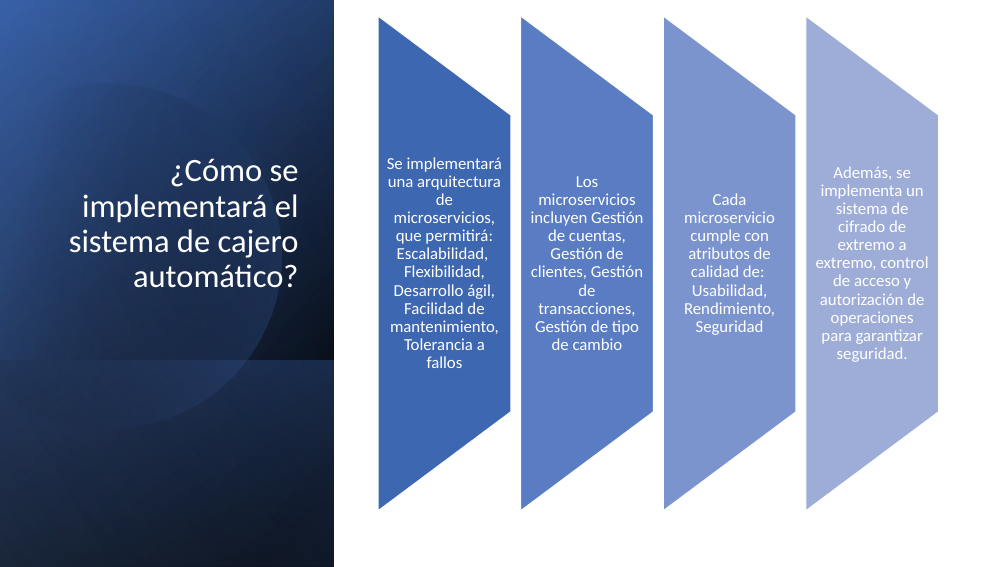
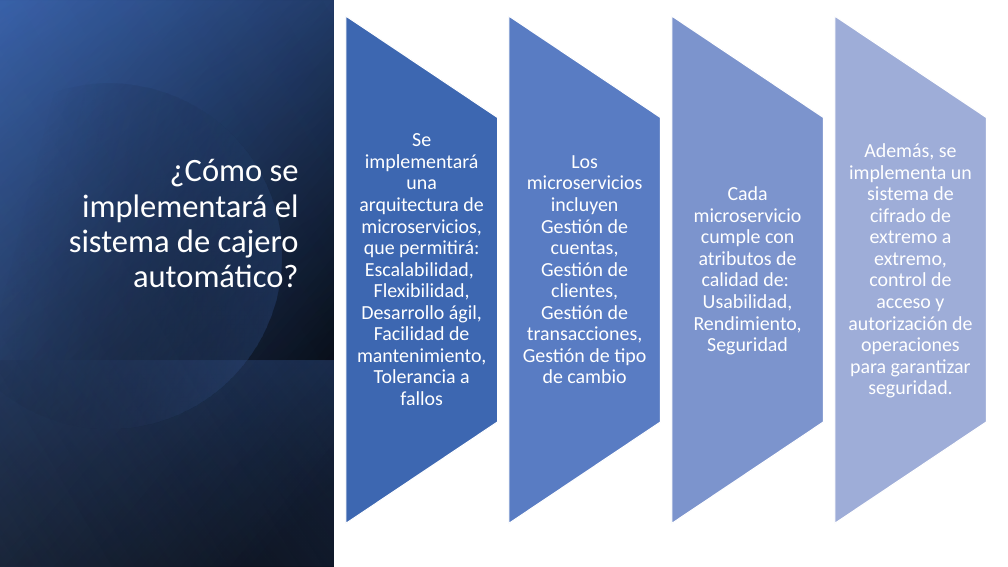
Before and after one commit to carlos-aliaga/ATM, a slide deck: slide 4 of docs/Cajero multi moneda.pptx (slide 7 before the commit). Drawn at 1008x567 pixels with LibreOffice and Linux fonts; fonts in the diff are those of the drawing. Boxes give left, top, right and bottom in pixels: in the first picture for what was removed or moved away, otherwise in the second. Text is boxed around its words. In the diff, an @@ line names an element or a change of style, - is before the commit and + after.

```diff
--- a/docs/Cajero multi moneda.pptx
+++ b/docs/Cajero multi moneda.pptx
@@ flow chart manual operation: place and size @@
-flow chart manual operation at (378, 16, 511, 511)
+flow chart manual operation at (346, 16, 497, 523)
@@ flow chart manual operation: place and size @@
-flow chart manual operation at (521, 16, 653, 511)
+flow chart manual operation at (509, 16, 661, 523)
@@ flow chart manual operation: place and size @@
-flow chart manual operation at (664, 16, 796, 511)
+flow chart manual operation at (673, 16, 824, 523)
@@ flow chart manual operation: place and size @@
-flow chart manual operation at (806, 16, 939, 511)
+flow chart manual operation at (835, 16, 986, 523)
@@ text "Se implementará una arquitectura de ...": place and size @@
-text "Se implementará una arquitectura de ..." at (387, 157, 502, 368)
+text "Se implementará una arquitectura de ..." at (357, 133, 486, 405)
@@ text "Los microservicios incluyen Gestión de ...": place and size @@
-text "Los microservicios incluyen Gestión de ..." at (531, 176, 643, 350)
+text "Los microservicios incluyen Gestión de ..." at (523, 155, 646, 383)
@@ text "Cada microservicio cumple con atributos ...": place and size @@
-text "Cada microservicio cumple con atributos ..." at (684, 193, 775, 335)
+text "Cada microservicio cumple con atributos ..." at (694, 186, 802, 355)
@@ size 16 to 19 pt; more space between paragraphs in 4 elements at (523, 155, 646, 383), (694, 186, 802, 355), (357, 133, 486, 405), (848, 143, 972, 397) @@
@@ text "Además, se implementa un sistema ...": place and size @@
-text "Además, se implementa un sistema ..." at (816, 166, 928, 362)
+text "Además, se implementa un sistema ..." at (848, 143, 972, 397)
```
Also in this commit, not shown: 3 other slides changed, 3 slides added, 1 slide removed, 1 other file.
